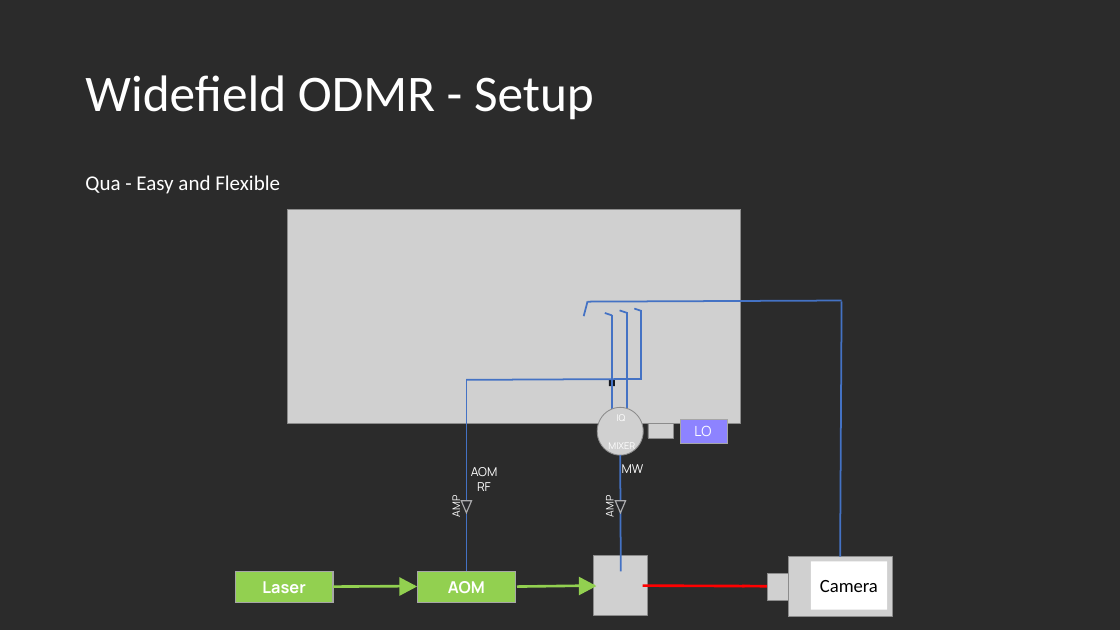
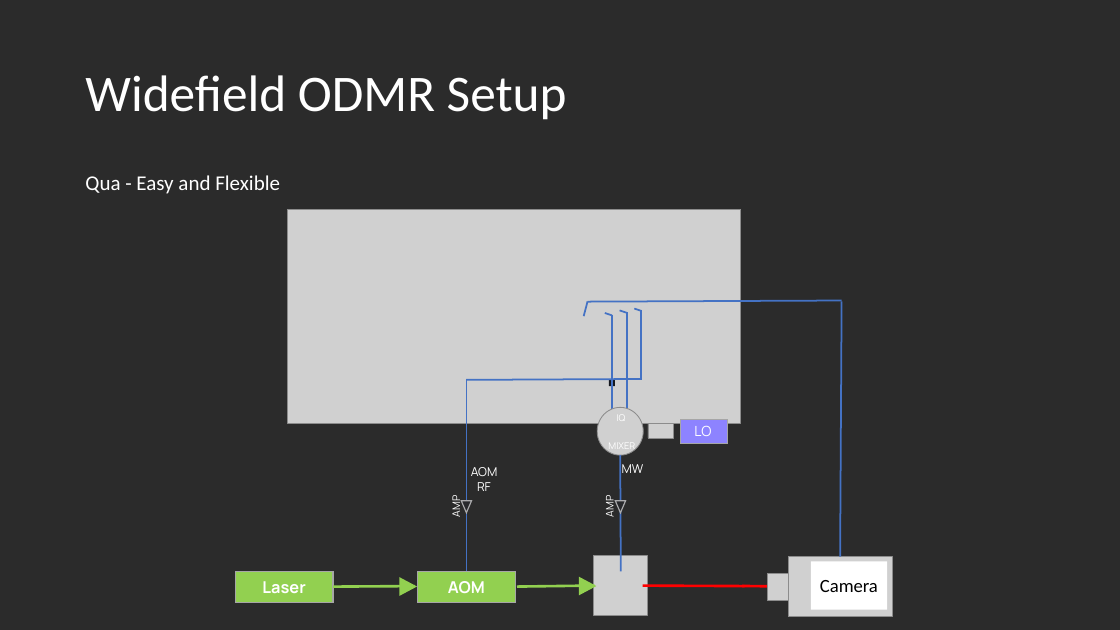
Before and after one commit to qua-platform/qua-libs, a slide deck: slide 15 of examples/nv-centers/syncing-opx-with-external-devices/NV_Experiments_with_the_OPX.pptx. Drawn at 1120x630 pixels with LibreOffice and Linux fonts; fonts in the diff are those of the drawing; grey boxes stand for pictures; background and template pictures are left out; a plain dark background stands for a picture behind light text. Boxes give left, top, right and bottom in pixels: in the first picture for what was removed or moved away, otherwise in the second. Text is boxed around its words. In the diff, an @@ line names an element or a change of style, - is before the commit and + after.

```diff
--- a/examples/nv-centers/syncing-opx-with-external-devices/NV_Experiments_with_the_OPX.pptx
+++ b/examples/nv-centers/syncing-opx-with-external-devices/NV_Experiments_with_the_OPX.pptx
@@ title at [85,75,567,120]: text changed @@
-Widefield ODMR - Setup
+Widefield ODMR Setup
```
Also in this commit, not shown: 2 other slides changed, 1 slide added, 14 other files.
